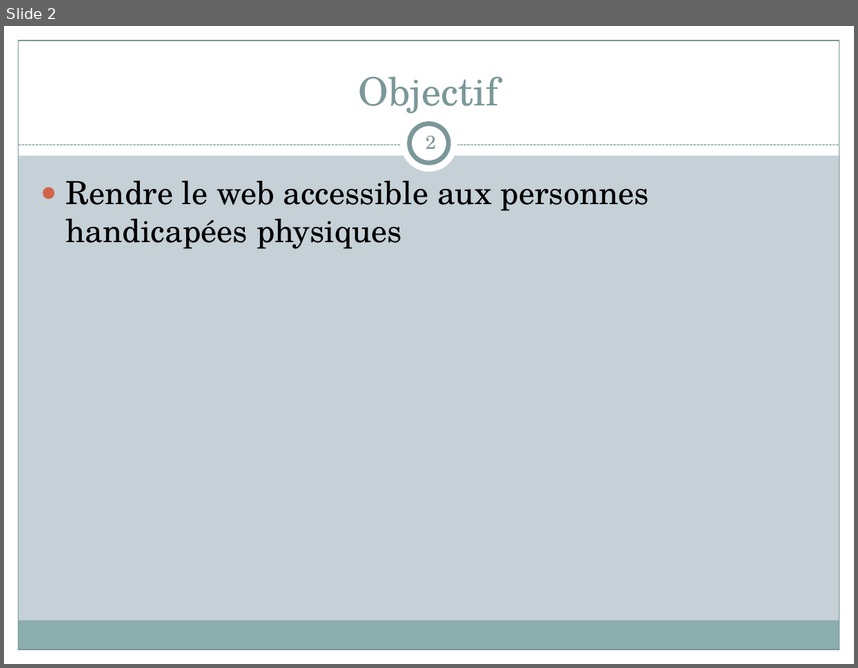
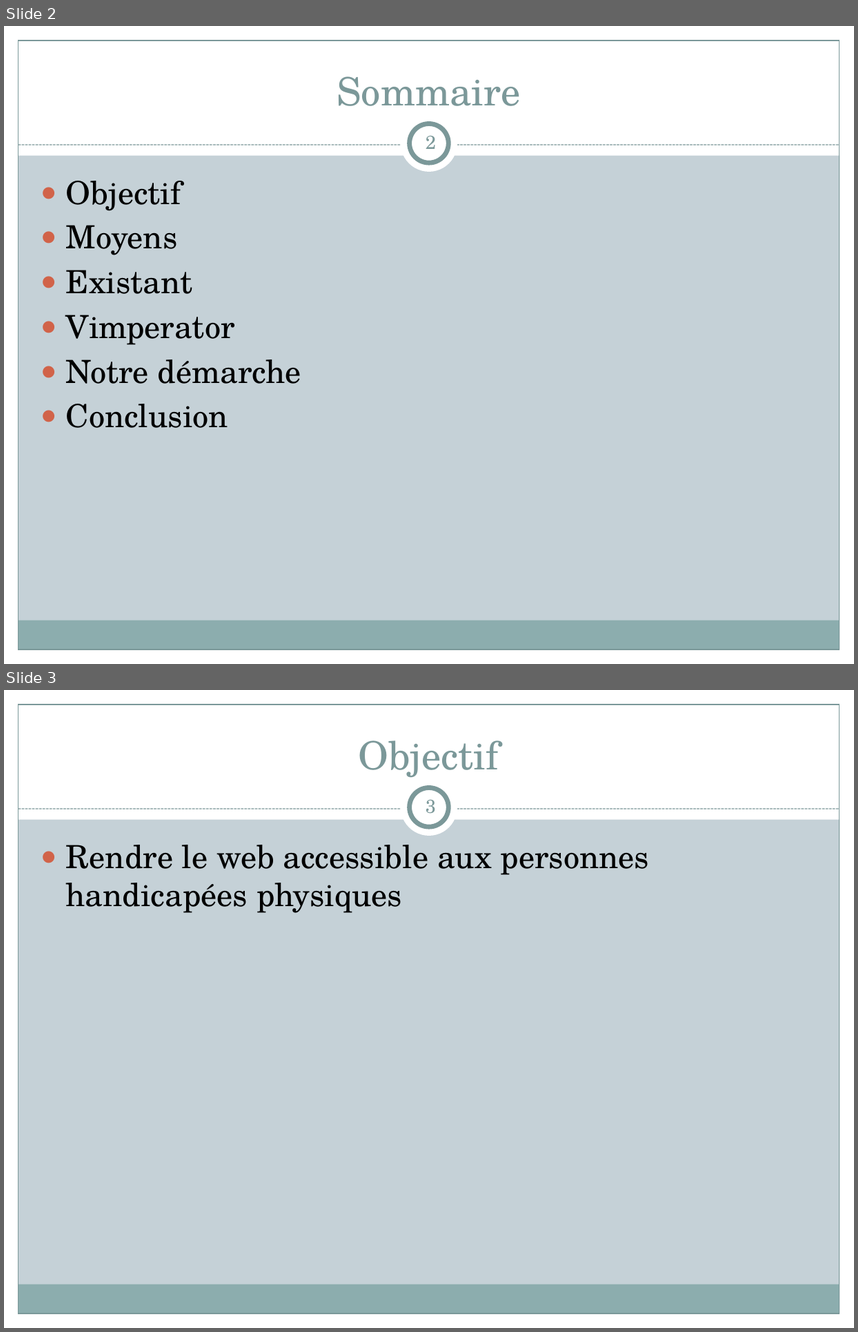
Before and after one commit to nicolasrn/pjtsyntshnr, a slide deck: wiki/HandiFox.pptx. Shown one above the other, each under a label of ours: slide 2 before the commit, slides 2 and 3 after it. The pictures are 858x668 and 858x1332 pixels, drawn with LibreOffice and Linux fonts; fonts in the diff are those of the drawing. Boxes give left, top, right and bottom in pixels: in the first picture for what was removed or moved away, otherwise in the second. Text is boxed around its words. In the diff, an @@ line names an element or a change of style, - is before the commit and + after.

```diff
--- a/wiki/HandiFox.pptx
+++ b/wiki/HandiFox.pptx
@@ slide 2 added at (4, 26, 854, 664), background #C5D1D7; not listed: 9 template elements that a slide beside it also shows @@
@@ title added at (337, 76, 521, 106), 33 pt, text #7C999A @@
+Sommaire
@@ page number added at (426, 136, 436, 149), 16 pt, text #7C999A @@
+2
@@ text added at (66, 181, 301, 428), 27 pt, text #000000 @@
+● Objectif
+● Moyens
+● Existant
+● Vimperator
+● Notre démarche
+● Conclusion
@@ what was slide 2 is now slide 3 @@
@@ page number at (426, 800, 436, 814): text changed @@
-2
+3
```
Also in this commit, not shown: 4 slides changed, 20 other slides added.
